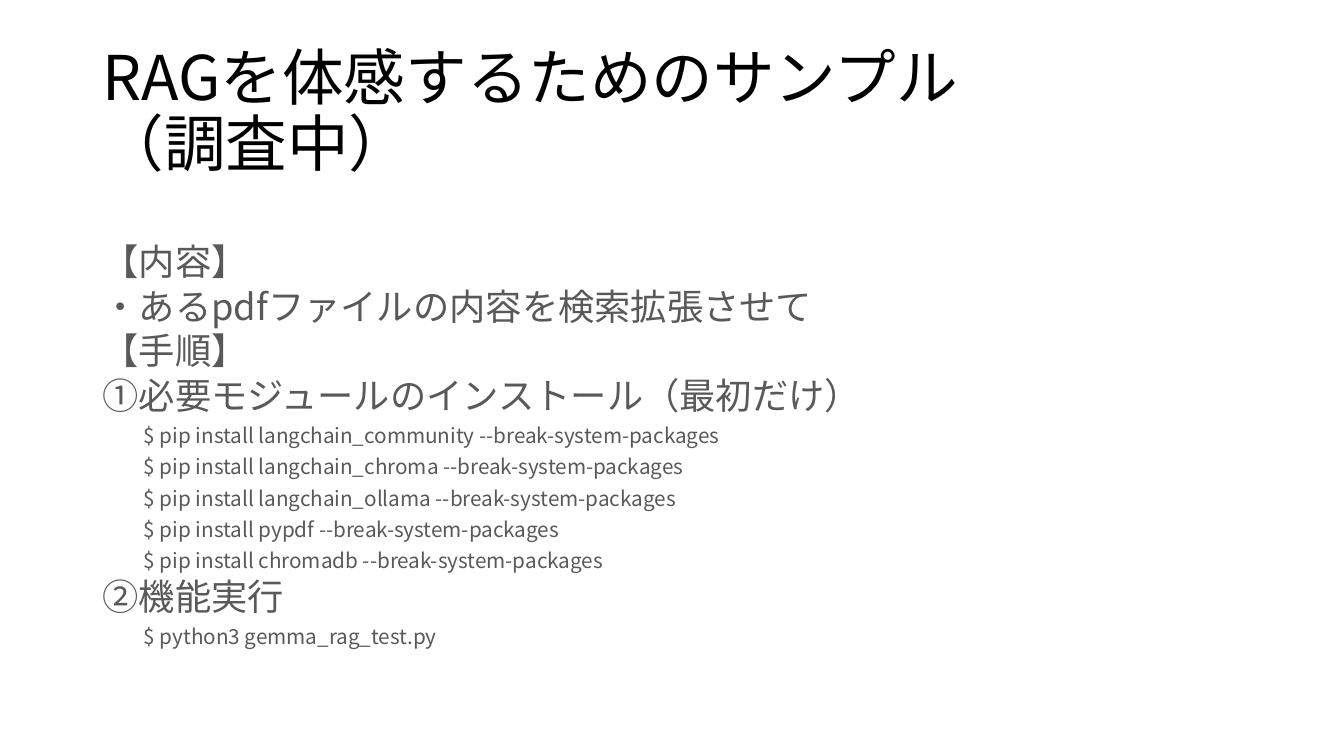
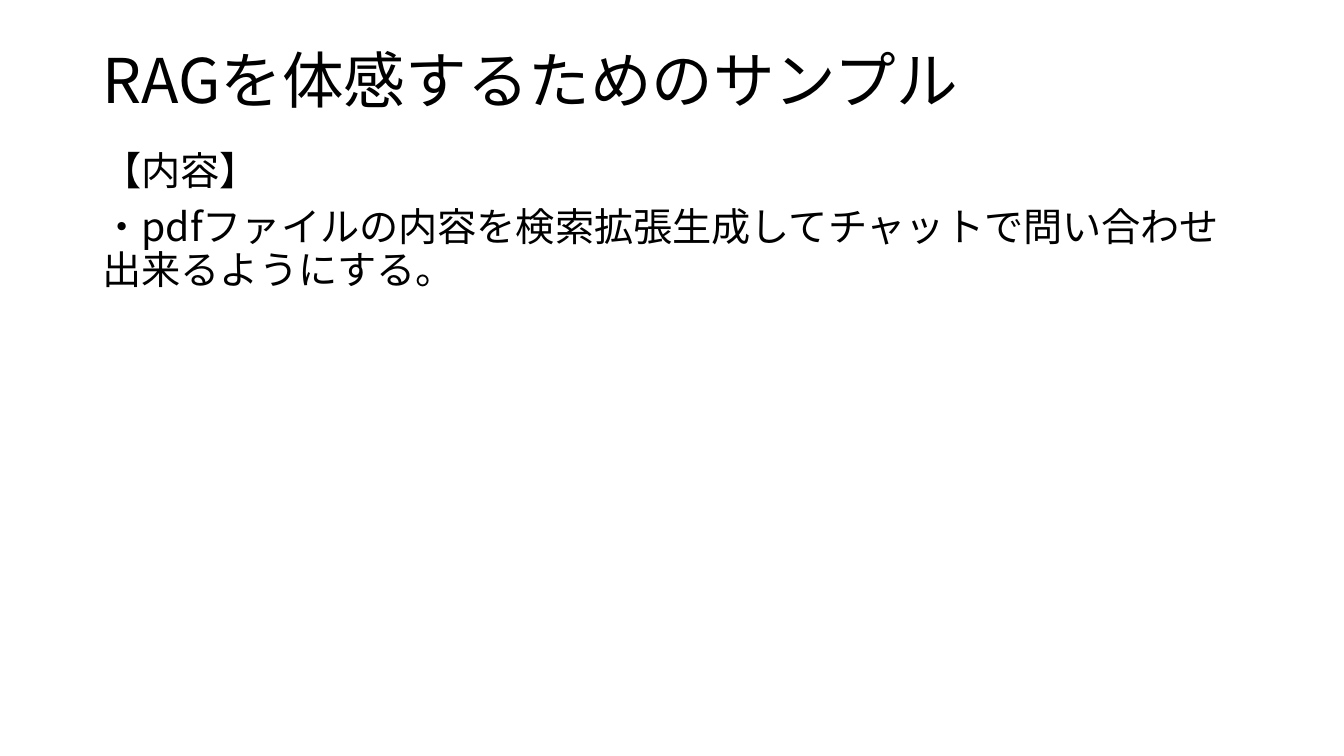
Before and after one commit to koga-miko/misc, a slide deck: slide 3 of raspberry-pi-report/RAGの検証.pptx (slide 5 before the commit). Drawn at 1344x756 pixels with LibreOffice and Linux fonts; fonts in the diff are those of the drawing. Boxes give left, top, right and bottom in pixels: in the first picture for what was removed or moved away, otherwise in the second. Text is boxed around its words. In the diff, an @@ line names an element or a change of style, - is before the commit and + after.

```diff
--- a/raspberry-pi-report/RAGの検証.pptx
+++ b/raspberry-pi-report/RAGの検証.pptx
@@ title at bbox=[102, 51, 957, 108]: text changed @@
-RAGを体感するためのサンプル
-（調査中）
+RAGを体感するためのサンプル
@@ text "【内容】": place and size @@
-text "【内容】" at bbox=[102, 244, 861, 649]
+text "【内容】" at bbox=[102, 151, 1219, 287]
@@ text at bbox=[102, 151, 259, 189]: size 25.9 to 28 pt, text colour #595959 to #000000 in "【内容】"; line spacing 0.7 to 0.9 @@
@@ text at bbox=[102, 208, 1219, 287]: text changed; size 14.8 to 28 pt; text colour #595959 to #000000 @@
-・あるpdfファイルの内容を検索拡張させて
-【手順】
-①必要モジュールのインストール（最初だけ）
-$ pip install langchain_community --break-system-packages
-$ pip install langchain_chroma --break-system-packages
-$ pip install langchain_ollama --break-system-packages
-$ pip install pypdf --break-system-packages
-$ pip install chromadb --break-system-packages
-②機能実行
-$ python3 gemma_rag_test.py
+・pdfファイルの内容を検索拡張生成してチャットで問い合わせ出来るようにする。
```
Also in this commit, not shown: 2 other slides changed, 3 slides added, 1 slide removed, 5 other files.
